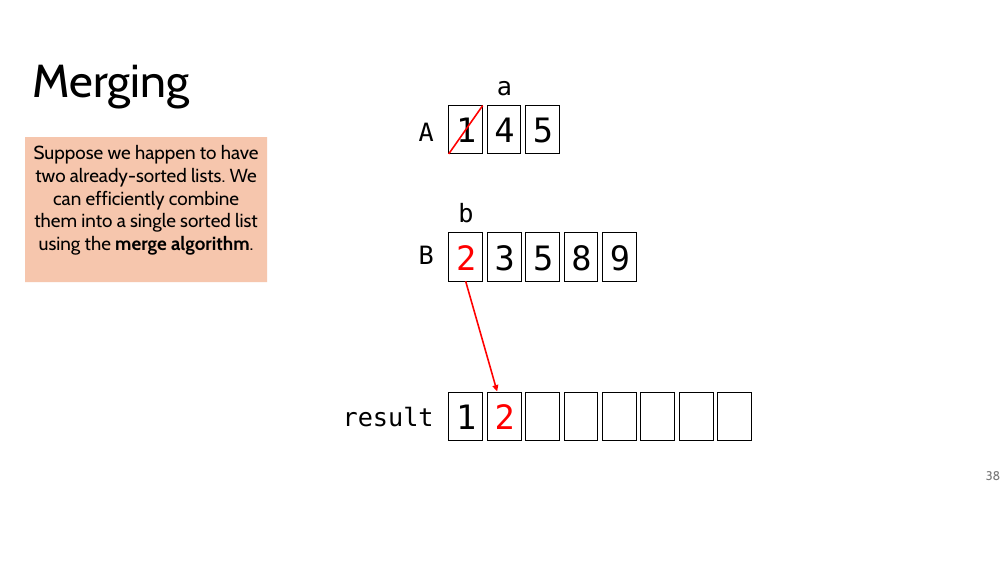
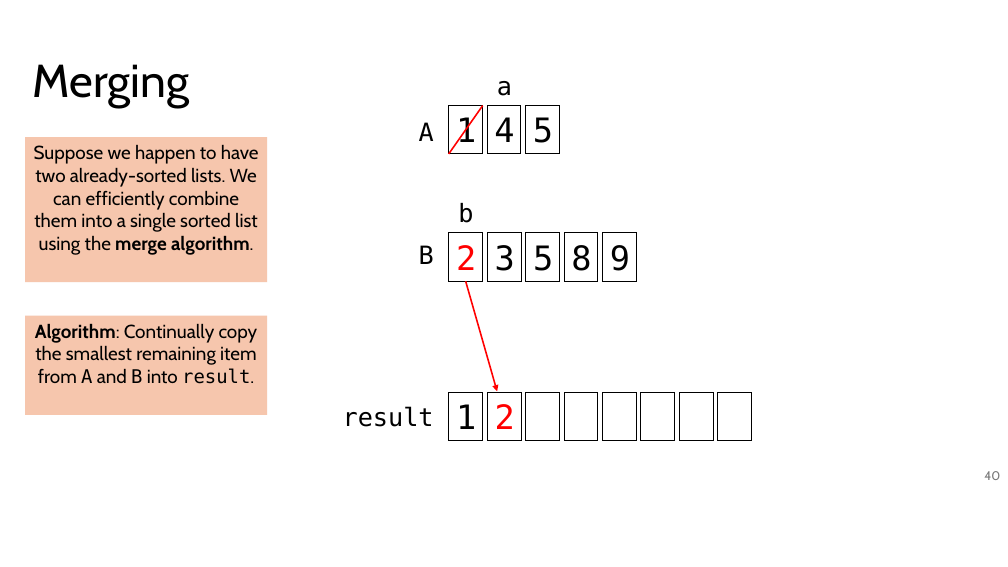
Before and after one commit to tjd1234/cmpt120fall2024, a slide deck: slide 40 of lecture_notes/chapter_algorithms/alg3_sorting/sorting.pptx (slide 38 before the commit). Drawn at 1008x567 pixels with LibreOffice and Linux fonts; fonts in the diff are those of the drawing. Boxes give left, top, right and bottom in pixels: in the first picture for what was removed or moved away, otherwise in the second. Text is boxed around its words. In the diff, an @@ line names an element or a change of style, - is before the commit and + after.

```diff
--- a/lecture_notes/chapter_algorithms/alg3_sorting/sorting.pptx
+++ b/lecture_notes/chapter_algorithms/alg3_sorting/sorting.pptx
@@ rectangle added at [25,315,267,414], fill #F6C6AD, 18 pt, text #000000 @@
+Algorithm: Continually copy the smallest remaining item from A and B into result.
@@ page number at [984,471,1000,480]: text changed @@
-38
+40
```
Also in this commit, not shown: 16 other slides changed, 2 slides added, 4 other files.
